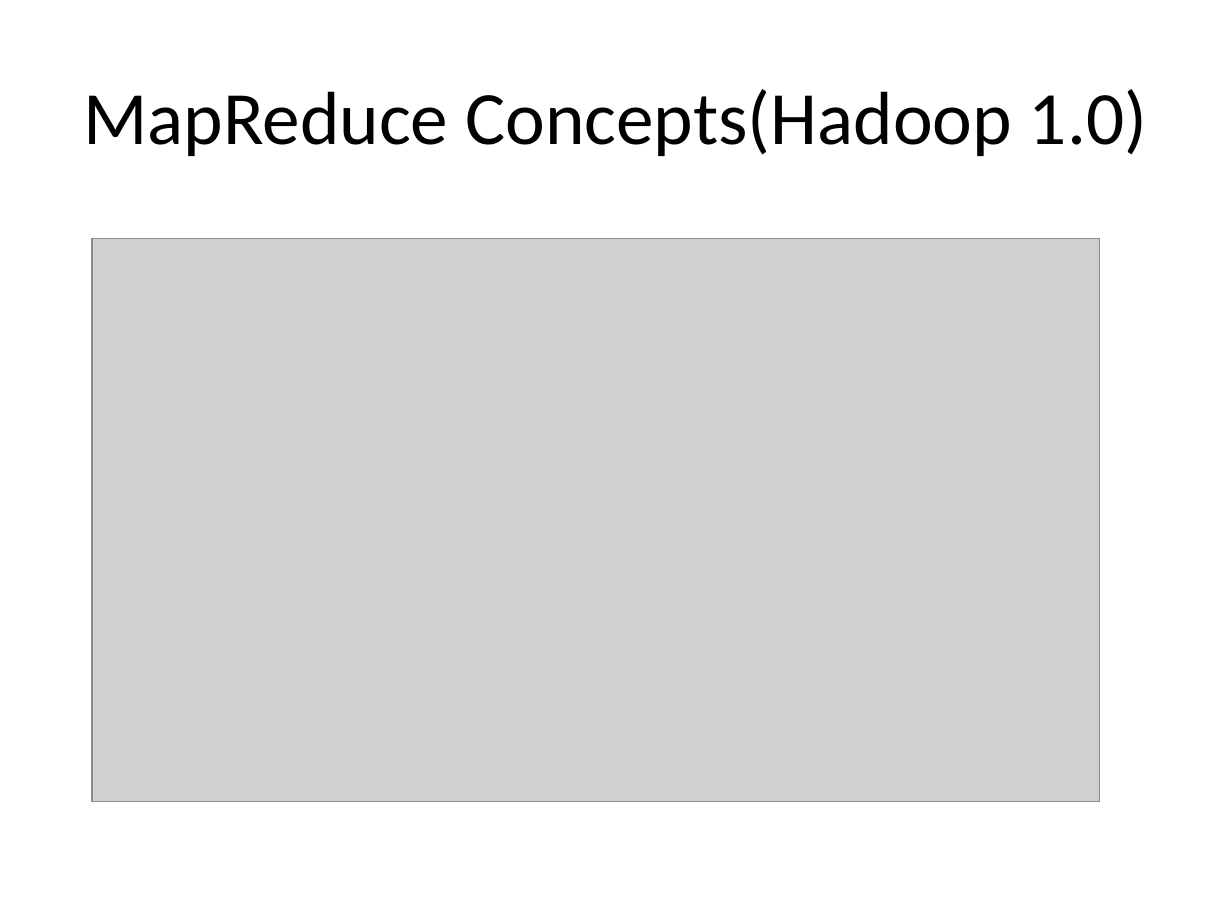
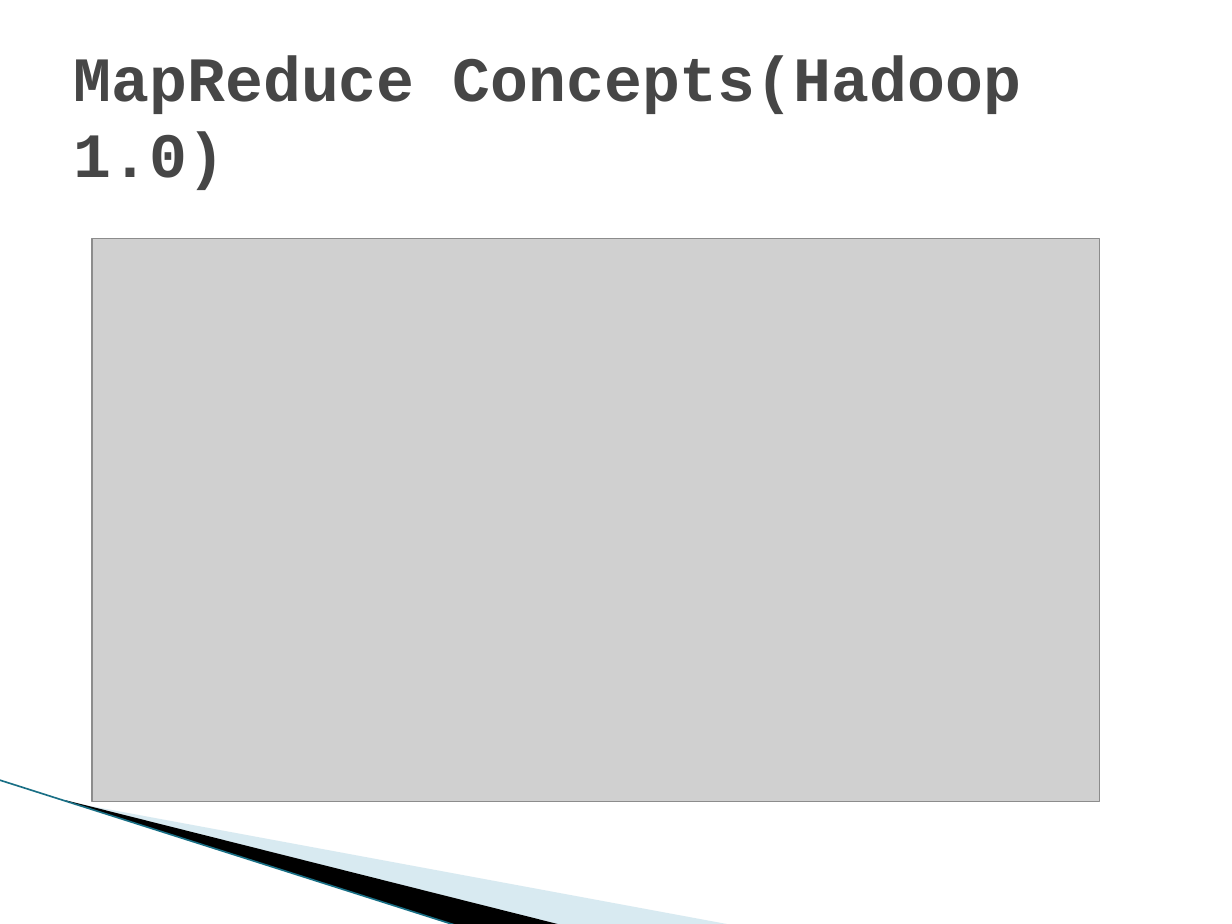
Before and after one commit to meenansha/UrbanPro, a slide deck: slide 14 of Big_Data_Training/Big_Data_Lecture_4.pptx (slide 3 before the commit). Drawn at 1232x924 pixels with LibreOffice and Linux fonts; fonts in the diff are those of the drawing; grey boxes stand for pictures; background and template pictures are left out. Boxes give left, top, right and bottom in pixels: in the first picture for what was removed or moved away, otherwise in the second. Text is boxed around its words. In the diff, an @@ line names an element or a change of style, - is before the commit and + after.

```diff
--- a/Big_Data_Training/Big_Data_Lecture_4.pptx
+++ b/Big_Data_Training/Big_Data_Lecture_4.pptx
@@ title "MapReduce Concepts(Hadoop 1.0)" at box(74, 56, 1021, 190): size 44 to 36.9 pt, font Calibri to Courier New, text colour #000000 to #464646, bold on; alignment centre to left @@
@@ line added from (0, 780) to (457, 924), #97C5D8 0.95 pt @@
@@ freeform shape added at box(65, 800, 563, 924), fill #000000 @@
@@ freeform shape added at box(68, 801, 733, 924), fill #A0CBDC at 40% opacity @@
```
Also in this commit, not shown: 3 other slides changed, 22 slides added, 3 slides removed, 8 other files.
